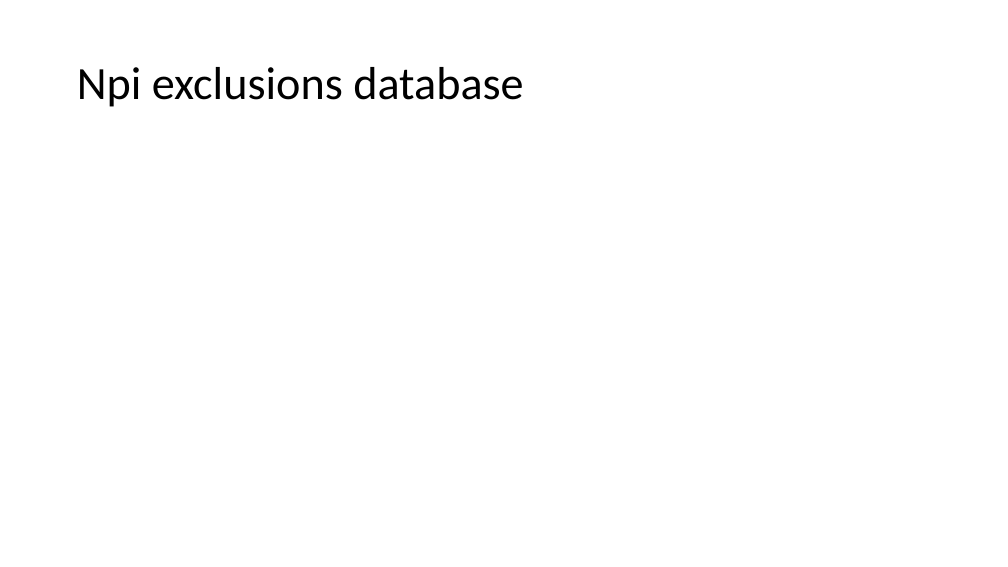
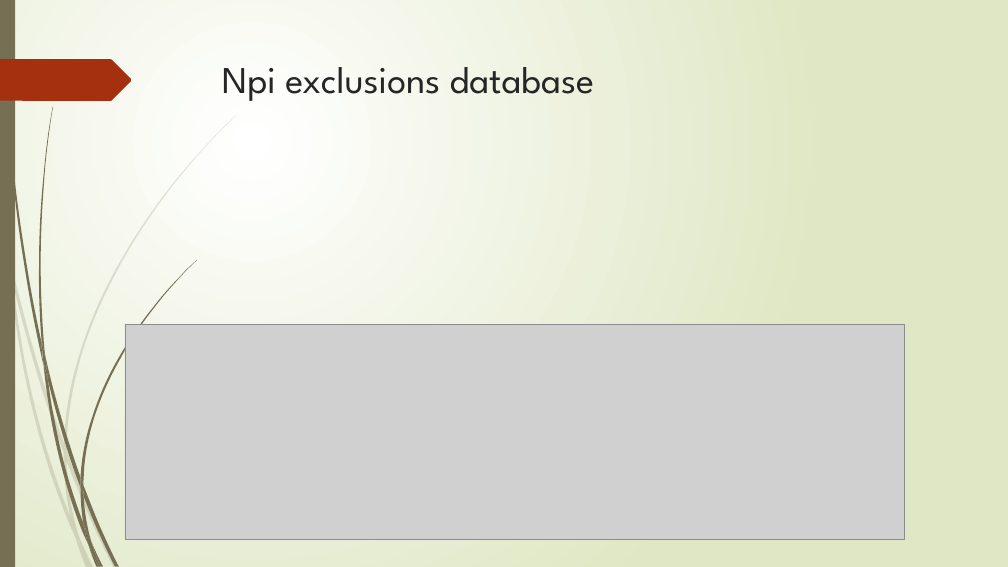
Before and after one commit to maxliu/health_care, a slide deck: slide 10 of Medicare fraud detection by using open source data.pptx (slide 5 before the commit). Drawn at 1008x567 pixels with LibreOffice and Linux fonts; fonts in the diff are those of the drawing; grey boxes stand for pictures. Boxes give left, top, right and bottom in pixels: in the first picture for what was removed or moved away, otherwise in the second. Text is boxed around its words. In the diff, an @@ line names an element or a change of style, - is before the commit and + after.

```diff
--- a/Medicare fraud detection by using open source data.pptx
+++ b/Medicare fraud detection by using open source data.pptx
@@ background #FFFFFF to gradient #FFFFFF to #DFE8C4 @@
@@ rectangle added at (0,0,15,567), fill #766F54 @@
@@ freeform shape added at (0,59,132,101), fill #A53010 @@
@@ title "Npi exclusions database": place and size @@
-title "Npi exclusions database" at (77,67,523,107)
+title "Npi exclusions database" at (222,67,594,101)
@@ title "Npi exclusions database" at (222,67,594,101): size 44 to 36 pt, font Calibri to League Spartan, text colour #000000 to #262626; line spacing 0.9 to 1; vertical alignment middle to top @@
@@ picture added at (125,324,904,539) @@
@@ group added at (0,116,236,567): 10 freeform shapes @@
@@ group added at (2,0,197,567): 12 freeform shapes @@
```
Also in this commit, not shown: 12 other slides changed, 4 slides added, 4 slides removed.
